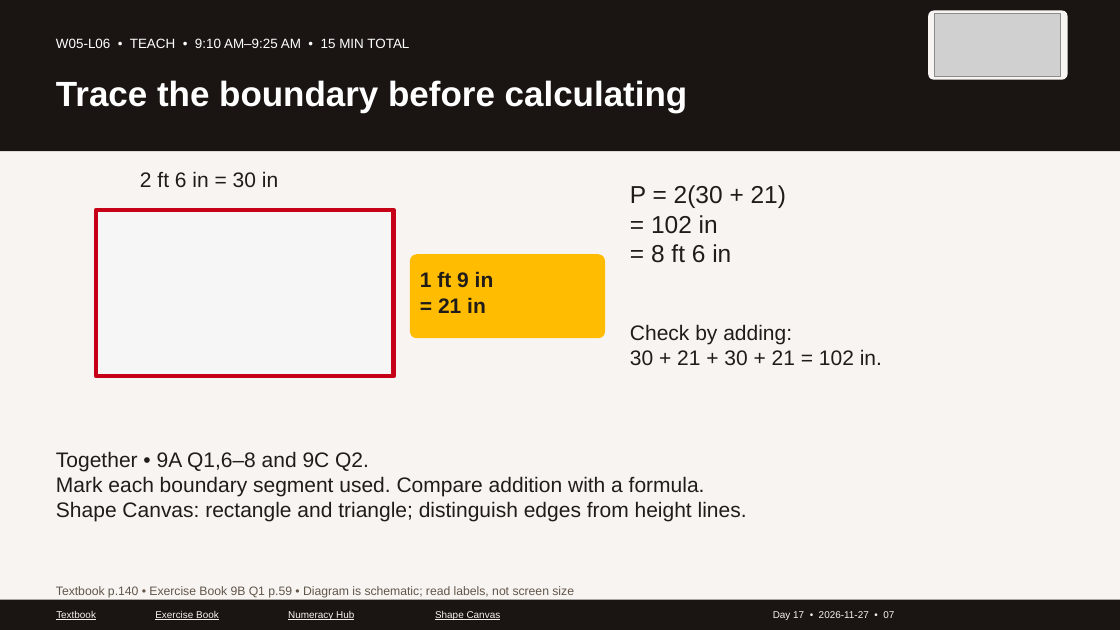
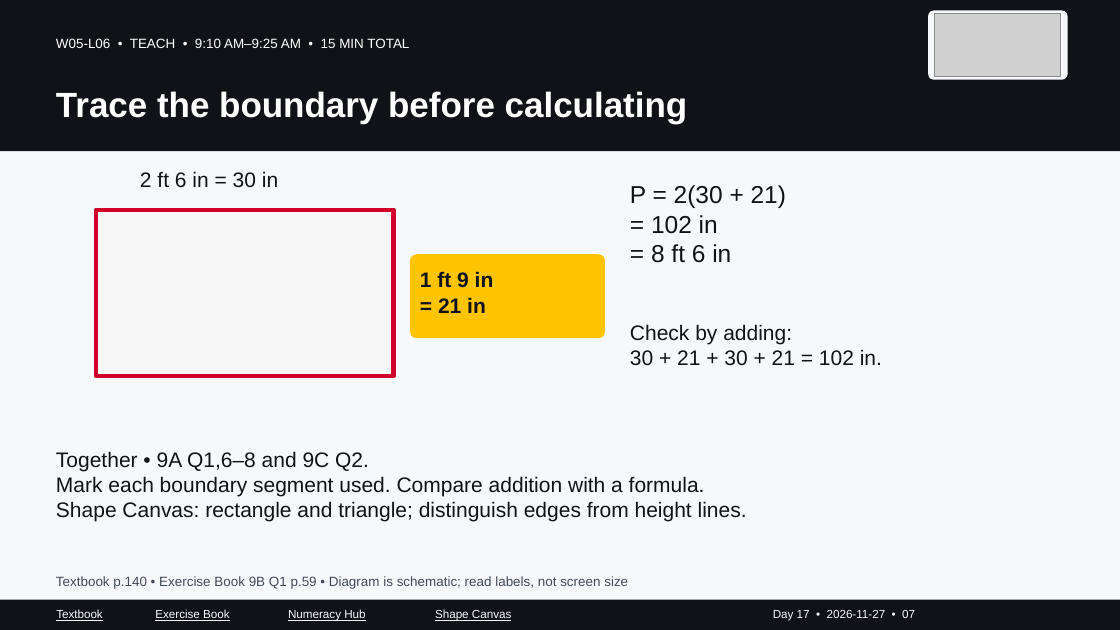
Before and after one commit to GOSTROGIS/access-trades-numeracy, a slide deck: slide 7 of carpentry/intake-141/PowerPoint/Day-17_2026-11-27_Week-5.pptx. Drawn at 1120x630 pixels with LibreOffice and Linux fonts; fonts in the diff are those of the drawing; grey boxes stand for pictures. Boxes give left, top, right and bottom in pixels: in the first picture for what was removed or moved away, otherwise in the second. Text is boxed around its words. In the diff, an @@ line names an element or a change of style, - is before the commit and + after.

Commit message:
Fix slide layout collisions and strengthen colour contrast

```diff
--- a/carpentry/intake-141/PowerPoint/Day-17_2026-11-27_Week-5.pptx
+++ b/carpentry/intake-141/PowerPoint/Day-17_2026-11-27_Week-5.pptx
@@ background #F7F4F1 to #F7F8FC @@
@@ rectangle at bbox=[0, 0, 1120, 151]: fill #1A1512 to #111218 @@
@@ text "Trace the boundary before calculating": place and size @@
-text "Trace the boundary before calculating" at bbox=[56, 80, 688, 113]
+text "Trace the boundary before calculating" at bbox=[56, 91, 688, 124]
@@ rectangle at bbox=[97, 210, 394, 376]: outline #C60016 3.75 pt to #D0002B 3.75 pt @@
@@ rounded rectangle at bbox=[410, 255, 605, 339]: fill #FFBC00 to #FFC400 @@
@@ text colour #201C19 to #111218 in 5 elements at bbox=[140, 171, 278, 188], bbox=[420, 271, 494, 313], bbox=[630, 185, 786, 263], bbox=[630, 324, 882, 366], bbox=[56, 451, 747, 522] @@
@@ text "Textbook p.140 • Exercise Book ...": place and size @@
-text "Textbook p.140 • Exercise Book ..." at bbox=[56, 586, 574, 598]
+text "Textbook p.140 • Exercise Book ..." at bbox=[56, 576, 628, 589]
@@ text "Textbook p.140 • Exercise Book ..." at bbox=[56, 576, 628, 589]: size 10.5 to 11.5 pt, text colour #62564B to #424957 @@
@@ rectangle at bbox=[0, 600, 1120, 630]: fill #1A1512 to #111218 @@
@@ size 8.5 to 10 pt, text colour #F7F4F1 to #F7F8FC; less space between paragraphs in 5 elements at bbox=[773, 610, 915, 621], bbox=[288, 609, 365, 621], bbox=[435, 609, 511, 621], bbox=[155, 609, 230, 621], bbox=[56, 609, 103, 621] @@
```
Also in this commit, not shown: 42 other slides changed, 51 other files.
